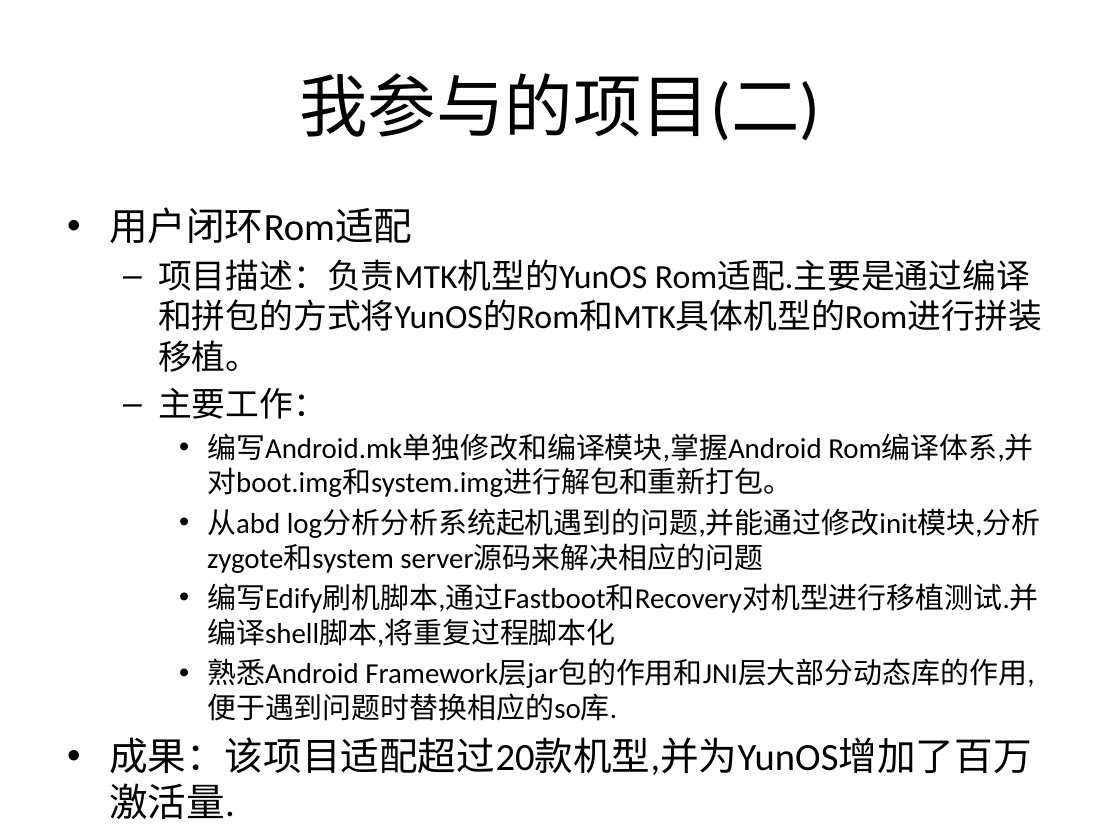
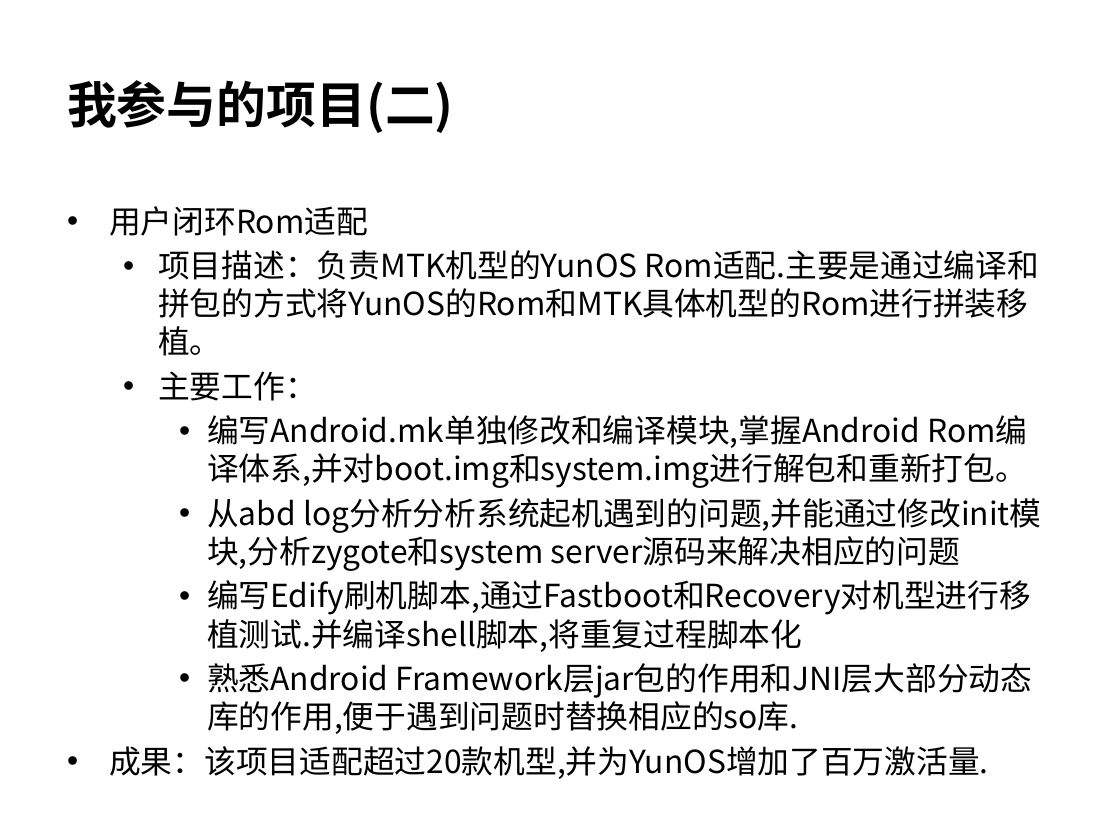
Before and after one commit to wangzhengyi/WangZhengyi, a slide deck: slide 12 of promote.pptx (slide 5 before the commit). Drawn at 1120x840 pixels with LibreOffice and Linux fonts; fonts in the diff are those of the drawing. Boxes give left, top, right and bottom in pixels: in the first picture for what was removed or moved away, otherwise in the second. Text is boxed around its words. In the diff, an @@ line names an element or a change of style, - is before the commit and + after.

```diff
--- a/promote.pptx
+++ b/promote.pptx
@@ title "我参与的项目(二)" at [67, 80, 454, 133]: size 44 to 32 pt, font Calibri to Noto Sans CJK SC, bold on; alignment centre to left @@
@@ text "用户闭环Rom适配" at [109, 206, 1041, 779]: size 24.8 to 20.4 pt in "用户闭环Rom适配", "成果：该项目适配超过20款机型,并为YunOS增加了百万激活量."; font Calibri to Noto Sans CJK SC; size 21.7 to 20.4 pt in "项目描述：负责MTK机型的YunOS Rom适配.主要是通过编译和拼包的方式将YunOS的Rom和MTK具体机型的Rom ...", "主要工作："; size 18.6 to 20.4 pt in "编写Android.mk单独修改和编译模块,掌握Android Rom编译体系,并对boot.img和system.im ...", "从abd log分析分析系统起机遇到的问题,并能通过修改init模块,分析zygote和system server源码来 ...", "编写Edify刷机脚本,通过Fastboot和Recovery对机型进行移植测试.并编译shell脚本,将重复过程脚本化", "熟悉Android Framework层jar包的作用和JNI层大部分动态库的作用,便于遇到问题时替换相应的so库."; bullet – to • @@
```
Also in this commit, not shown: 5 other slides changed, 9 slides added, 6 slides removed.
